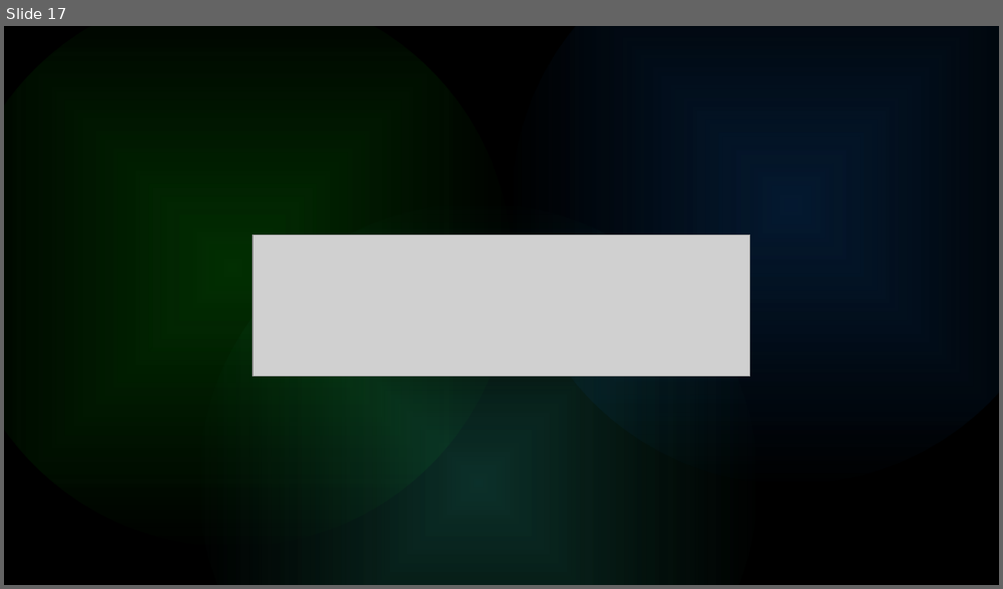
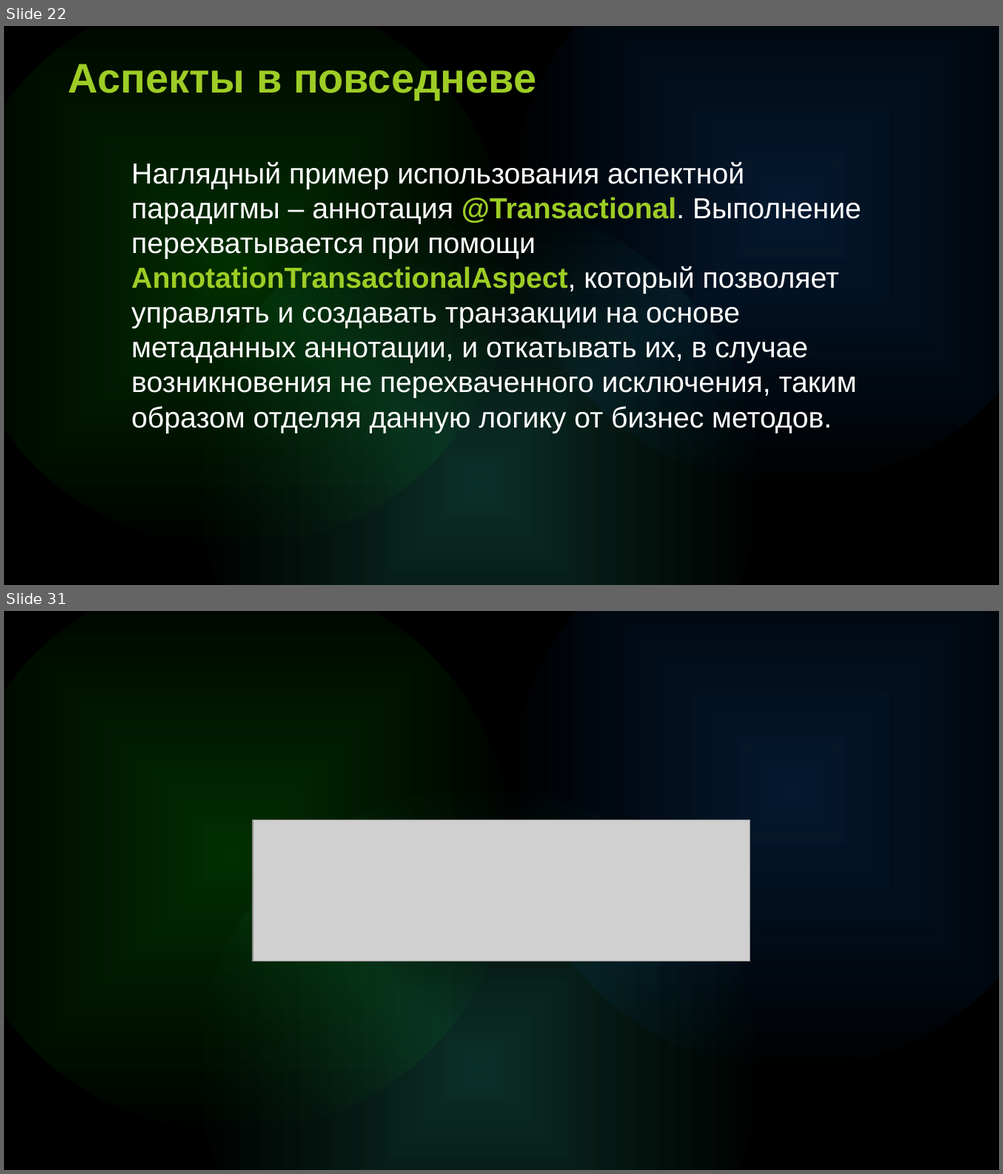
Before and after one commit to i-gabdrahmanov/lectures, a slide deck: Aop for school 21/AOP.pptx. Shown one above the other, each under a label of ours: slide 17 before the commit, slides 22 and 31 after it; the slides between them are not shown. The pictures are 1003x589 and 1003x1174 pixels, drawn with LibreOffice and Linux fonts; fonts in the diff are those of the drawing; grey boxes stand for pictures. Boxes give left, top, right and bottom in pixels: in the first picture for what was removed or moved away, otherwise in the second. Text is boxed around its words. In the diff, an @@ line names an element or a change of style, - is before the commit and + after.

```diff
--- a/Aop for school 21/AOP.pptx
+++ b/Aop for school 21/AOP.pptx
@@ slide 22 added at [4, 26, 999, 585], background #000000; not listed: 3 template elements that a slide beside it also shows @@
@@ text added at [68, 64, 536, 99], 40 pt, text gradient #34E234 to #9DCD25 to #F2E800 to #00A4E0 to #0086D0, bold @@
+Аспекты в повседневе
@@ text added at [131, 162, 861, 434], 28 pt, text #FFFFFF @@
+Наглядный пример использования аспектной парадигмы – аннотация @Transactional. Выполнение перехватывается при помощи AnnotationTransactionalAspect, который позволяет управлять и создавать транзакции на основе метаданных аннотации, и откатывать их, в случае возникновения не перехваченного исключения, таким образом отделяя данную логику от бизнес методов.
@@ what was slide 17 is now slide 31 @@
```
Also in this commit, not shown: 28 other slides added, 15 slides removed, 3 other files.
